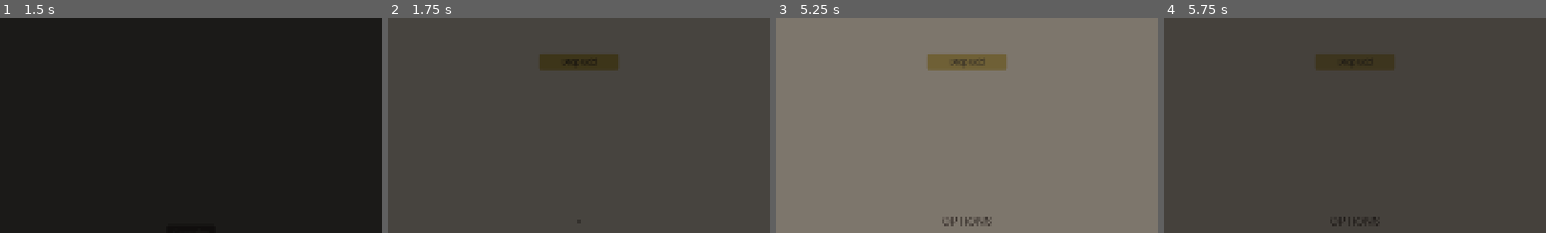
Above: before the commit, frames 1-4 (left to right).
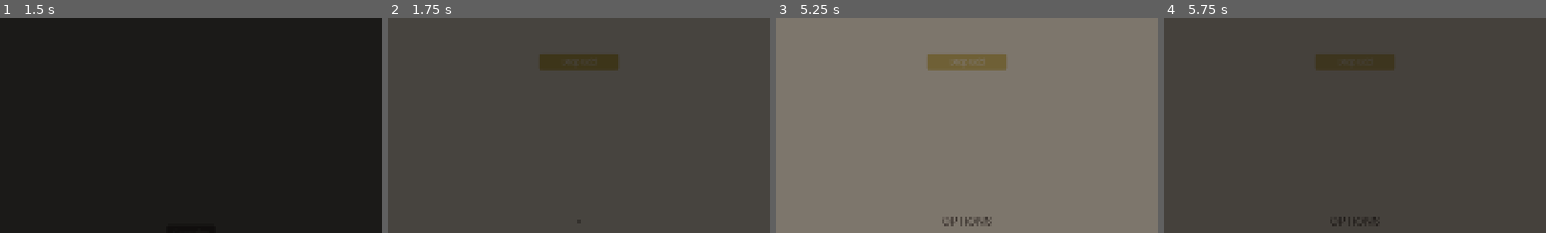
Above: after the commit, the same moments.

Repository: kjbrown-sandbox/pleenko
Game: Godot game, scene res://entities/main_menu/main_menu.tscn
Same seed, same stepped clock (60 frames per second), same inputs: the game is played once before the commit and once after it.
Inputs (mouse positions are % of the whole screen's width and height, from its top left):
- Up to frame 1 (1.5 s): click "Campaign" at 0.5 s; click "Campaign" at 1.25 s
- Up to frame 2 (1.75 s): no input
- Up to frame 3 (5.25 s): tap Enter at 2 s; move the mouse to (72, 45) at 2.02 s; hold Right (board_right) 2.03-2.78 s; hold Space (drop_coin) 2.03-2.78 s; click (72, 45) at 2.17 s; move the mouse to (30, 55) at 2.77 s; hold Down (challenges_down) 2.78-3.53 s; tap 1 (drop_unrefined) at 2.85 s; move the mouse to (60, 28) at 3.52 s; hold Right (board_right) 3.53-4.25 s; tap P at 3.6 s; click (97, 96) at 4.25 s; click "Return to Main Menu" at 5 s
- Up to frame 4 (5.75 s): no input
The pictures show only the part of the screen within x 25-75%, y 0-50%; the shares and areas given below are measured in that part.

Frame 1 is identical in both runs. In frame 2, 0.1% of the frame differs, in the area x 46-55%, y 19-23%; in frame 3, 0.2%, in the area x 45-55%, y 19-23%; in frame 4, less than 0.1%.

Commit message:
Make upgrade buttons look GOOD

Diff:
--- a/entities/fill_bar/fill_bar.gd
+++ b/entities/fill_bar/fill_bar.gd
@@ -232,8 +232,12 @@
 func set_plus_filled(can_afford: bool) -> void:
 	var t: VisualTheme = ThemeProvider.theme
 	var bg: Color = _fill_color if can_afford else t.button_bg_color
+	var text_col: Color = t.button_fill_text_color if can_afford else t.normal_text_color
 	for style in _plus_styles:
 		style.bg_color = bg
+	plus_button.add_theme_color_override("font_color", text_col)
+	plus_button.add_theme_color_override("font_hover_color", text_col)
+	plus_button.add_theme_color_override("font_pressed_color", text_col)
 
 
 func update_plus() -> void:
@@ -253,8 +257,12 @@
 func set_minus_filled(active: bool) -> void:
 	var t: VisualTheme = ThemeProvider.theme
 	var bg: Color = _fill_color if active else t.button_bg_color
+	var text_col: Color = t.button_fill_text_color if active else t.normal_text_color
 	for style in _minus_styles:
 		style.bg_color = bg
+	minus_button.add_theme_color_override("font_color", text_col)
+	minus_button.add_theme_color_override("font_hover_color", text_col)
+	minus_button.add_theme_color_override("font_pressed_color", text_col)
 
 
 func update_minus() -> void:
--- a/style_lab/presets/nier_parchment.tres
+++ b/style_lab/presets/nier_parchment.tres
@@ -33,5 +33,6 @@
 button_hovered_source = 15
 button_font = ExtResource("1_fbp74")
 button_bg_source = 4
+button_fill_text_source = 5
 button_border_source = 2
 board_glow_opacity = 0.03
